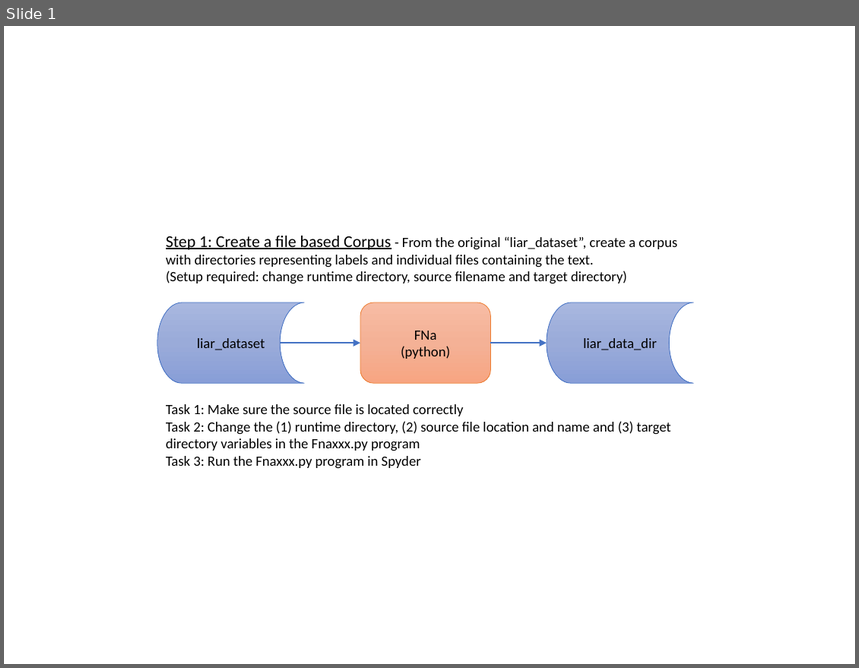
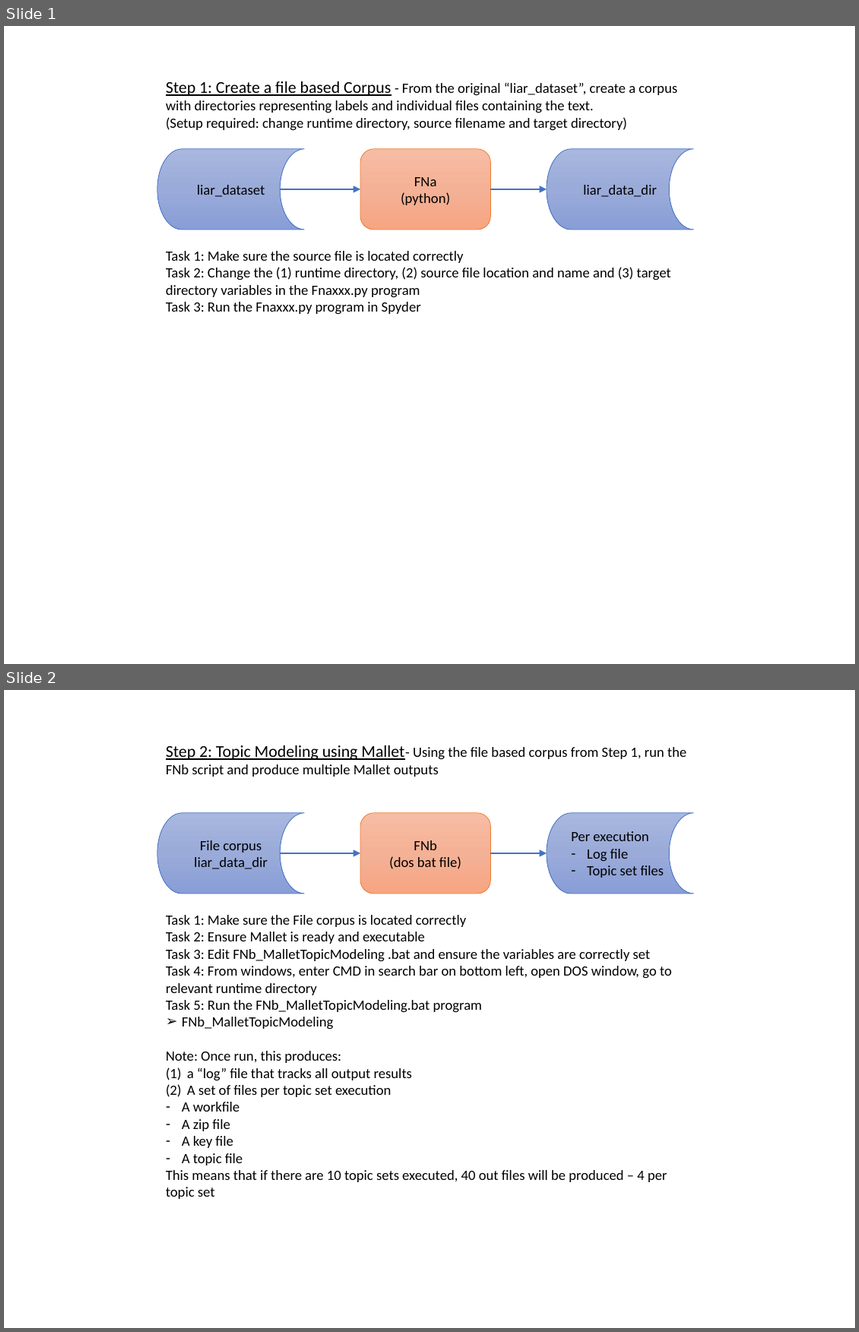
Before and after one commit to richpatanalytics/FakeNewsAnalysis, a slide deck: FakeNewsExecutionInstructions.pptx. Shown one above the other, each under a label of ours: slide 1 before the commit, slides 1 and 2 after it. The pictures are 859x668 and 859x1332 pixels, drawn with LibreOffice and Linux fonts; fonts in the diff are those of the drawing. Boxes give left, top, right and bottom in pixels: in the first picture for what was removed or moved away, otherwise in the second. Text is boxed around its words. In the diff, an @@ line names an element or a change of style, - is before the commit and + after.

Commit message:
Step 2: Mallet Topic Modeling with topic sets
Step 2: Mallet Topic Modeling with iterative topic sets

```diff
--- a/FakeNewsExecutionInstructions.pptx
+++ b/FakeNewsExecutionInstructions.pptx
@@ slide 2 added at (4,690,855,1328), background #FFFFFF @@
@@ text added at (166,745,686,777), 12 pt, text #000000 @@
+Step 2: Topic Modeling using Mallet- Using the file based corpus from Step 1, run the FNb script and produce multiple Mallet outputs
@@ flow chart online storage added at (158,813,304,894), fill gradient #A8B7DF to #9AABD9 to #889ED7, outline #4472C4 0.5 pt, 12 pt, text #000000 @@
+File corpus
+liar_data_dir
@@ rounded rectangle added at (360,813,491,894), fill gradient #F7BDA5 to #F5B196 to #F8A582, outline #ED7D31 0.5 pt, 12 pt, text #000000 @@
+FNb
+(dos bat file)
@@ flow chart online storage added at (547,813,694,894), fill gradient #A8B7DF to #9AABD9 to #889ED7, outline #4472C4 0.5 pt, 12 pt, text #000000 @@
+Per execution
+– Log file
+– Topic set files
@@ arrow added from (280, 853) to (360, 853), #4472C4 1 pt @@
@@ arrow added from (491, 853) to (547, 853), #4472C4 1 pt @@
@@ text added at (166,915,672,1199), 12 pt, text #000000 @@
+Task 1: Make sure the File corpus is located correctly
+Task 2: Ensure Mallet is ready and executable
+Task 3: Edit FNb_MalletTopicModeling .bat and ensure the variables are correctly set
+Task 4: From windows, enter CMD in search bar on bottom left, open DOS window, go to relevant runtime directory
+Task 5: Run the FNb_MalletTopicModeling.bat program
+➢ FNb_MalletTopicModeling
+Note: Once run, this produces:
+(1) a “log” file that tracks all output results
+(2) A set of files per topic set execution
+– A workfile
+– A zip file
+– A key file
+– A topic file
+This means that if there are 10 topic sets executed, 40 out files will be produced – 4 per topic set
@@ slide 1 changed as well @@
@@ 2 flow chart online storages, 2 texts, 2 arrows, 1 rounded rectangle: place and size @@
-2 flow chart online storages, 2 texts, 2 arrows, 1 rounded rectangle at (158,236,694,469)
+2 flow chart online storages, 2 texts, 2 arrows, 1 rounded rectangle at (158,81,694,315)
```
Also in this commit, not shown: 1 other file.
